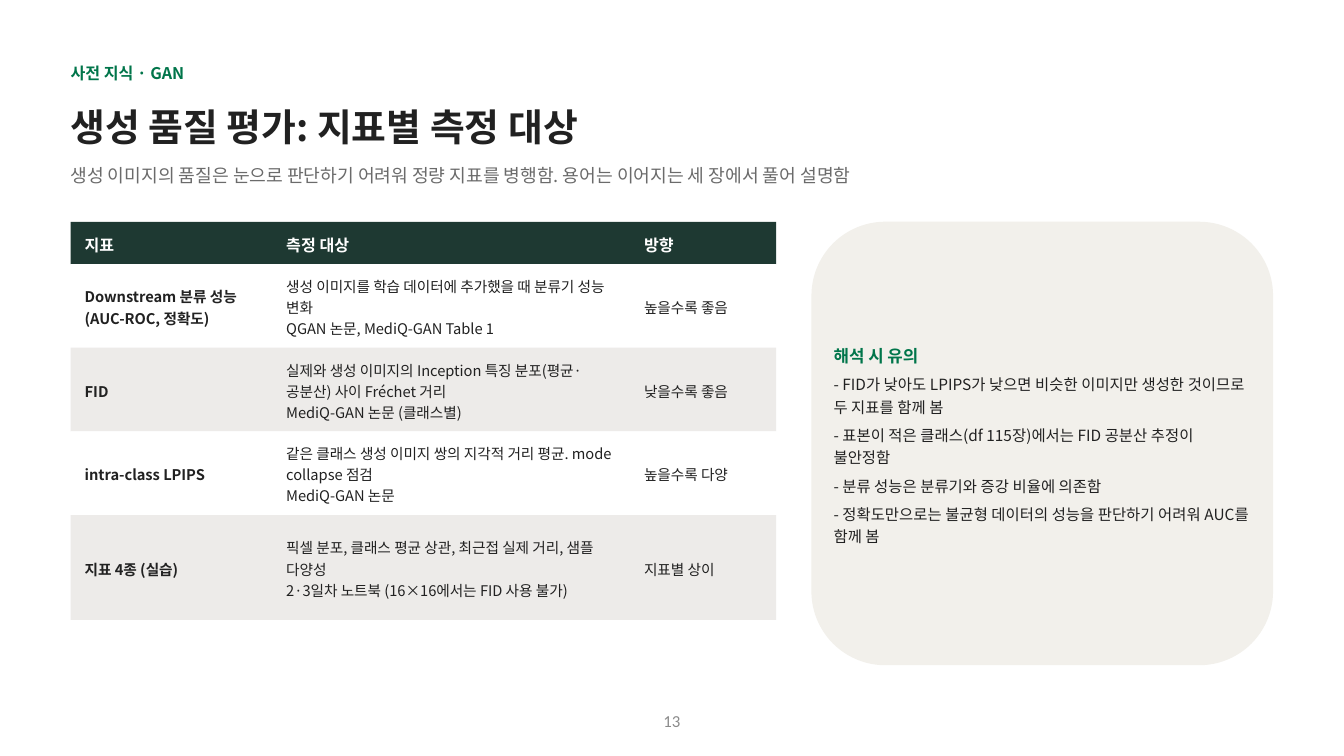
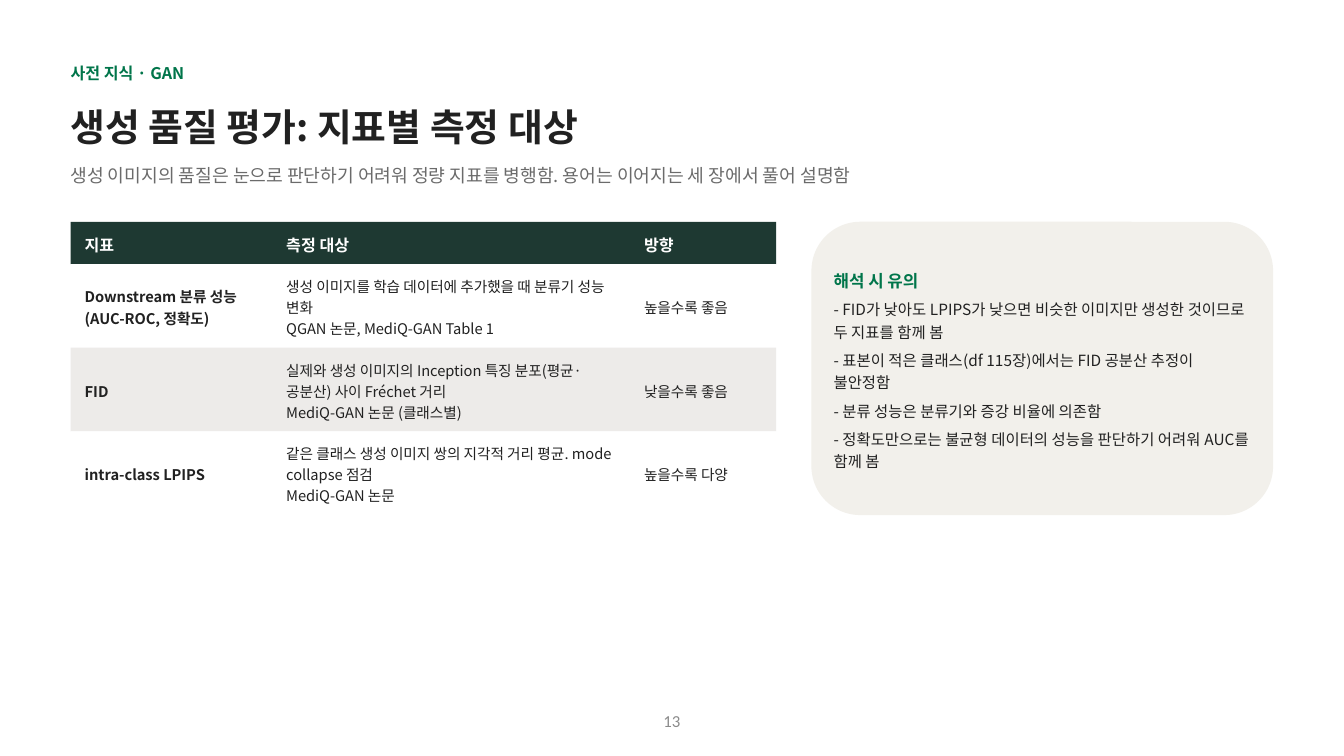
Before and after one commit to hyunhp/skin_disease_qml, a slide deck: slide 13 of practice/day1_slides/day1_theory_slides.pptx. Drawn at 1344x756 pixels with LibreOffice and Linux fonts; fonts in the diff are those of the drawing. Boxes give left, top, right and bottom in pixels: in the first picture for what was removed or moved away, otherwise in the second. Text is boxed around its words. In the diff, an @@ line names an element or a change of style, - is before the commit and + after.

```diff
--- a/practice/day1_slides/day1_theory_slides.pptx
+++ b/practice/day1_slides/day1_theory_slides.pptx
@@ rounded rectangle: place and size @@
-rounded rectangle at [812, 222, 1273, 665]
+rounded rectangle at [812, 222, 1273, 515]
@@ text "해석 시 유의": place and size @@
-text "해석 시 유의" at [834, 348, 1248, 543]
+text "해석 시 유의" at [834, 273, 1248, 468]
@@ rectangle removed at [71, 515, 776, 620] @@
@@ text removed at [85, 562, 178, 578] @@
-지표 4종 (실습)
@@ text removed at [286, 541, 594, 599] @@
-픽셀 분포, 클래스 평균 상관, 최근접 실제 거리, 샘플 다양성
-2·3일차 노트북 (16×16에서는 FID 사용 불가)
@@ text removed at [644, 563, 715, 576] @@
-지표별 상이
```
Also in this commit, not shown: 10 other slides changed, 1 slide removed, 10 other files.
